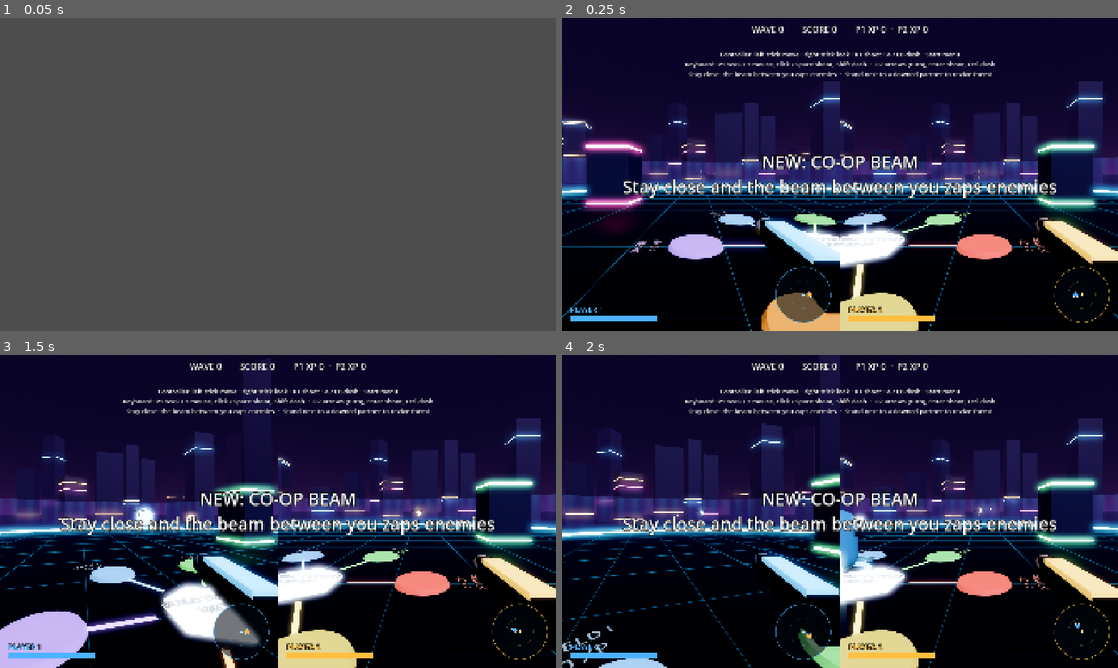
Above: before the commit, frames 1-4 (two rows, left to right).
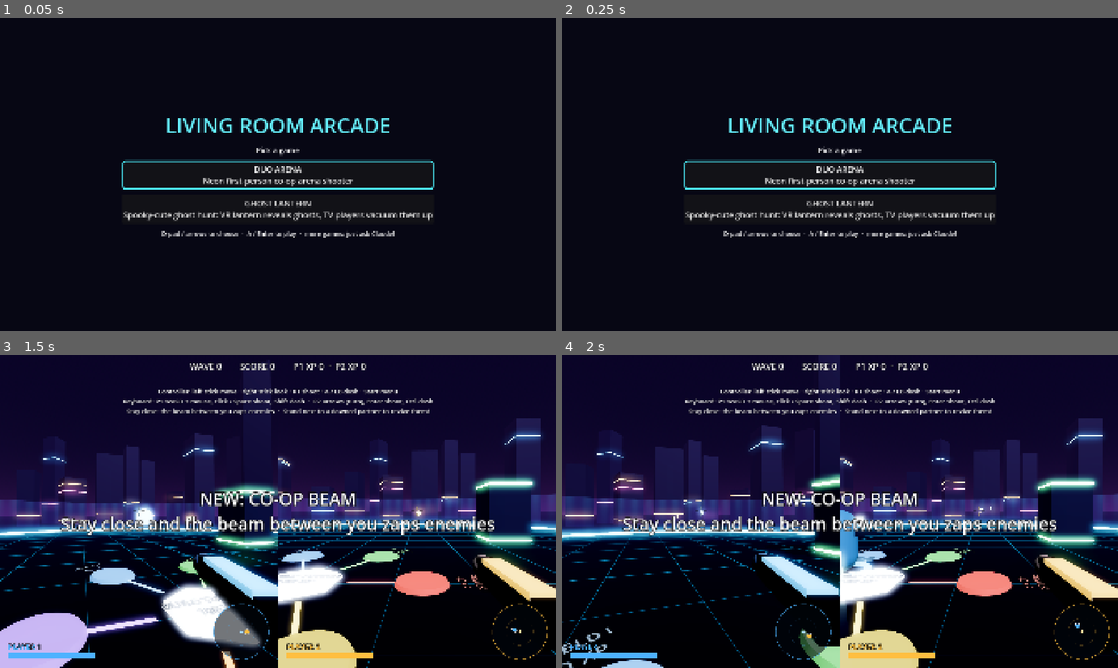
Above: after the commit, the same moments.

Repository: SimonBiggs/claude-code-steam-frame-coop
Game: Godot game, scene res://arcade.tscn
Same seed, same stepped clock (60 frames per second), same inputs: the game is played once before the commit and once after it.
Inputs (mouse positions are in pixels of both pictures, inside the frame that each line leads up to):
- Up to frame 1 (0.05 s): no input
- Up to frame 2 (0.25 s): no input
- Up to frame 3 (1.5 s): click (278, 511) at 0.5 s, where only the run after the commit has a clickable "DUO ARENA Neon first-person c…"; tap Enter at 1.25 s; move the mouse to (305, 511) at 1.27 s; hold W from 1.28 s (still down); hold Enter from 1.28 s (still down); click (305, 511) at 1.42 s
- Up to frame 4 (2 s): keep holding W; keep holding Enter; tap Space at 1.52 s

The runs differ from the first frame. In frame 1, 100% of the frame differs, in the area x 0-100%, y 0-100%; in frame 2, 43%; in frame 3, 5.0%; in frame 4, 4.2%.

Commit message:
Add Ghost Lantern to the arcade (lobby picker now active)
Co-Authored-By: Claude Opus 5.5 <noreply@anthropic.com>

Diff:
--- a/arcade/arcade.gd
+++ b/arcade/arcade.gd
@@ -8,6 +8,8 @@
 const GAMES := [
 	{"id": "duo_arena", "name": "DUO ARENA", "scene": "res://games/duo_arena/main.tscn",
 		"blurb": "Neon first-person co-op arena shooter"},
+	{"id": "ghost_lantern", "name": "GHOST LANTERN", "scene": "res://games/ghost_lantern/main.tscn",
+		"blurb": "Spooky-cute ghost hunt: VR lantern reveals ghosts, TV players vacuum them up"},
 ]
 const DEFAULT_PORT := 7777
 const JOIN_TIMEOUT_MS := 5000
